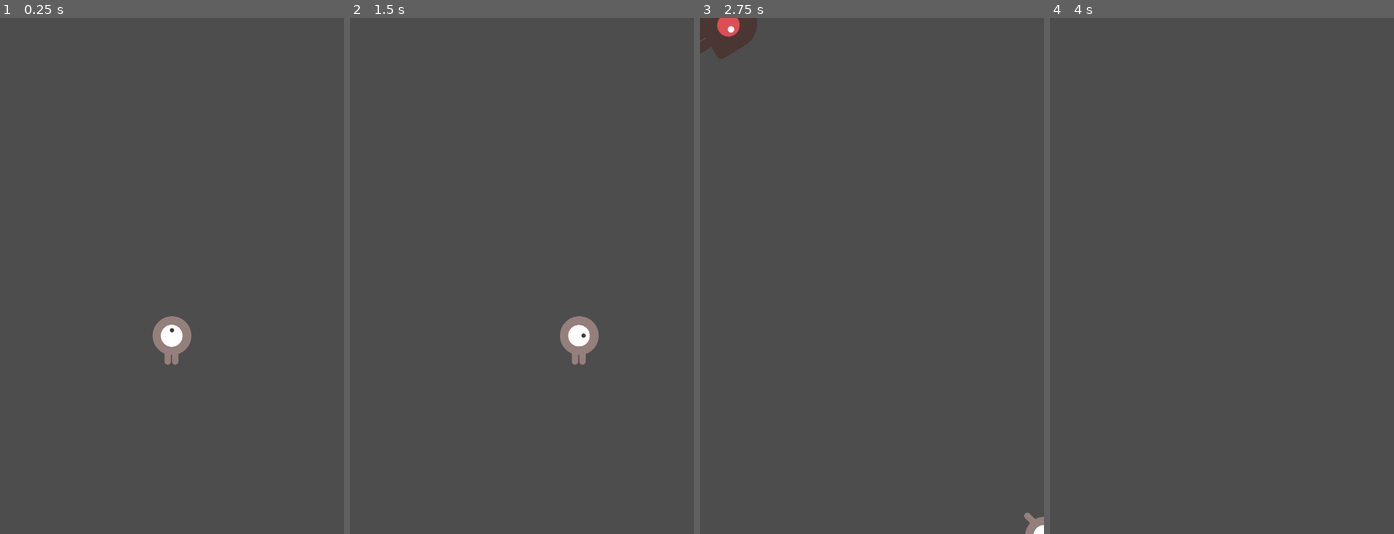
Above: before the commit, frames 1-4 (left to right).
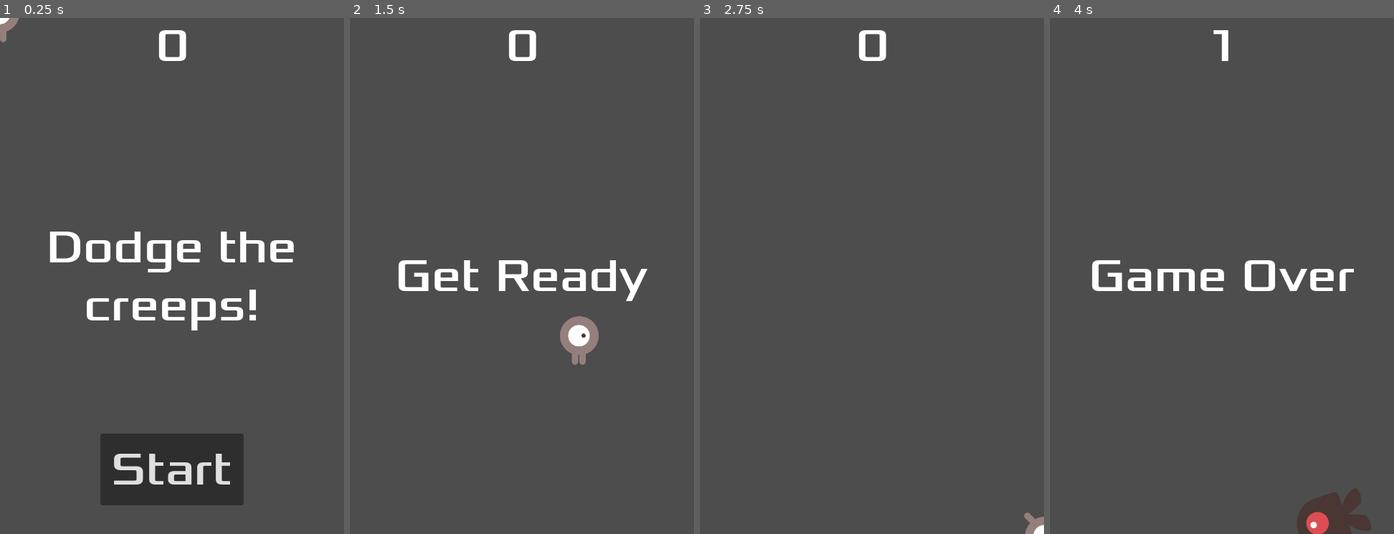
Above: after the commit, the same moments.

Repository: SantBl18/Tutorial-Godot
Game: Godot game, scene res://Main.tscn
The game is run twice, just before and just after one commit, with the same random seed, the same clock (stepped at 60 frames per second) and the same inputs.
Inputs (mouse positions are in pixels of both pictures, inside the frame that each line leads up to):
- Up to frame 1 (0.25 s): no input
- Up to frame 2 (1.5 s): click (522, 472) at 0.5 s, where only the run after the commit has a clickable "Start"; tap Enter at 1.25 s; hold D (moveRight) from 1.28 s (still down)
- Up to frame 3 (2.75 s): release D (moveRight) at 2.03 s; hold S (moveDown) from 2.03 s (still down)
- Up to frame 4 (4 s): release S (moveDown) at 2.78 s; hold D (moveRight) 2.78-3.53 s; hold W (moveUp) from 3.53 s (still down)

The runs differ from the first frame. In frame 1, 9.8% of the frame differs, in the area x 0-86%, y 0-95%; in frame 2, 2.1%; in frame 3, 1.3%; in frame 4, 3.1%.

Commit message:
Escena hud

Diff:
--- /dev/null
+++ b/Hud.gd
@@ -0,0 +1,43 @@
+extends CanvasLayer
+
+signal start_game
+
+# Called when the node enters the scene tree for the first time.
+func _ready():
+	pass # Replace with function body.
+
+
+# Called every frame. 'delta' is the elapsed time since the previous frame.
+func _process(delta):
+	pass
+
+func show_message(text):
+	$Message.text = text
+	$Message.show()
+	$MessageTimer.start()
+
+func show_game_over():
+	show_message("Game Over")
+	await $MessageTimer.timeout
+
+	$Message.text = "Dodge the Creeps!"
+	$Message.show()
+
+	await get_tree().create_timer(1.0).timeout
+	$StartButton.show()
+
+
+func update_score(score):
+	$ScoreLabel.text = str(score)
+
+
+
+func _on_start_button_pressed():
+	$StartButton.hide()
+	start_game.emit()
+	pass # Replace with function body.
+
+
+func _on_message_timer_timeout():
+	$Message.hide()
+	pass # Replace with function body.
--- /dev/null
+++ b/Hud.tscn
@@ -0,0 +1,64 @@
+[gd_scene load_steps=3 format=3 uid="uid://bp7rvogu5fsu1"]
+
+[ext_resource type="FontFile" uid="uid://bm44tv0fer0hm" path="res://fonts/Xolonium-Regular.ttf" id="1_e5yvb"]
+[ext_resource type="Script" path="res://Hud.gd" id="1_rdbac"]
+
+[node name="HUD" type="CanvasLayer"]
+script = ExtResource("1_rdbac")
+
+[node name="ScoreLabel" type="Label" parent="."]
+anchors_preset = 5
+anchor_left = 0.5
+anchor_right = 0.5
+offset_left = -22.5
+offset_right = 22.5
+offset_bottom = 78.0
+grow_horizontal = 2
+theme_override_fonts/font = ExtResource("1_e5yvb")
+theme_override_font_sizes/font_size = 64
+text = "0
+"
+horizontal_alignment = 1
+vertical_alignment = 1
+
+[node name="Message" type="Label" parent="."]
+anchors_preset = 8
+anchor_left = 0.5
+anchor_top = 0.5
+anchor_right = 0.5
+anchor_bottom = 0.5
+offset_left = -192.0
+offset_top = -79.0
+offset_right = 192.0
+offset_bottom = 80.0
+grow_horizontal = 2
+grow_vertical = 2
+theme_override_fonts/font = ExtResource("1_e5yvb")
+theme_override_font_sizes/font_size = 64
+text = "Dodge the creeps!"
+horizontal_alignment = 1
+vertical_alignment = 1
+autowrap_mode = 2
+
+[node name="StartButton" type="Button" parent="."]
+anchors_preset = 7
+anchor_left = 0.5
+anchor_top = 1.0
+anchor_right = 0.5
+anchor_bottom = 1.0
+offset_left = -100.0
+offset_top = -140.0
+offset_right = 100.0
+offset_bottom = -40.0
+grow_horizontal = 2
+grow_vertical = 0
+theme_override_fonts/font = ExtResource("1_e5yvb")
+theme_override_font_sizes/font_size = 64
+text = "Start"
+
+[node name="MessageTimer" type="Timer" parent="."]
+wait_time = 2.0
+one_shot = true
+
+[connection signal="pressed" from="StartButton" to="." method="_on_start_button_pressed"]
+[connection signal="timeout" from="MessageTimer" to="." method="_on_message_timer_timeout"]
--- a/Main.gd
+++ b/Main.gd
@@ -5,7 +5,6 @@
 
 # Called when the node enters the scene tree for the first time.
 func _ready():
-	new_game()
 	pass # Replace with function body.
 
 
@@ -17,11 +16,15 @@
 func _on_player_hit():
 	$ScoreTimer.stop()
 	$MobTimer.stop()
+	$HUD.show_game_over()
 
 func new_game():
 	score = 0
 	$Player.start($StartPosition.position)
 	$StartTimer.start()
+	$HUD.update_score(score)
+	$HUD.show_message("Get Ready")
+	get_tree().call_group("mobs", "queue_free")
 
 
 func _on_mob_timer_timeout():
@@ -42,6 +45,7 @@
 
 func _on_score_timer_timeout():
 	score += 1
+	$HUD.update_score(score)
 
 
 
--- a/Main.tscn
+++ b/Main.tscn
@@ -1,8 +1,9 @@
-[gd_scene load_steps=5 format=3 uid="uid://d0ln1ukdg3pey"]
+[gd_scene load_steps=6 format=3 uid="uid://d0ln1ukdg3pey"]
 
 [ext_resource type="Script" path="res://Main.gd" id="1_ixtve"]
 [ext_resource type="PackedScene" uid="uid://dp6gfun87dbvc" path="res://Player.tscn" id="1_loh2h"]
 [ext_resource type="PackedScene" uid="uid://cpmm2d14cnp1n" path="res://Mob.tscn" id="2_gv1lh"]
+[ext_resource type="PackedScene" uid="uid://bp7rvogu5fsu1" path="res://Hud.tscn" id="4_78nhy"]
 
 [sub_resource type="Curve2D" id="Curve2D_5ealm"]
 _data = {
@@ -33,7 +34,10 @@
 
 [node name="MobSpawnLocation" type="PathFollow2D" parent="MobPath"]
 
+[node name="HUD" parent="." instance=ExtResource("4_78nhy")]
+
 [connection signal="hit" from="Player" to="." method="_on_player_hit"]
 [connection signal="timeout" from="MobTimer" to="." method="_on_mob_timer_timeout"]
 [connection signal="timeout" from="ScoreTimer" to="." method="_on_score_timer_timeout"]
 [connection signal="timeout" from="StartTimer" to="." method="_on_start_timer_timeout"]
+[connection signal="start_game" from="HUD" to="." method="new_game"]
--- a/Mob.tscn
+++ b/Mob.tscn
@@ -63,6 +63,6 @@
 rotation = 1.5708
 shape = SubResource("CapsuleShape2D_c4vwk")
 
-[node name="VisibleOnScreenNotifier2D" type="VisibleOnScreenNotifier2D" parent="."]
+[node name="VisibleOnScreenNotifier2D" type="VisibleOnScreenNotifier2D" parent="." groups=["mobs"]]
 
 [connection signal="screen_exited" from="VisibleOnScreenNotifier2D" to="." method="_on_visible_on_screen_notifier_2d_screen_exited"]
